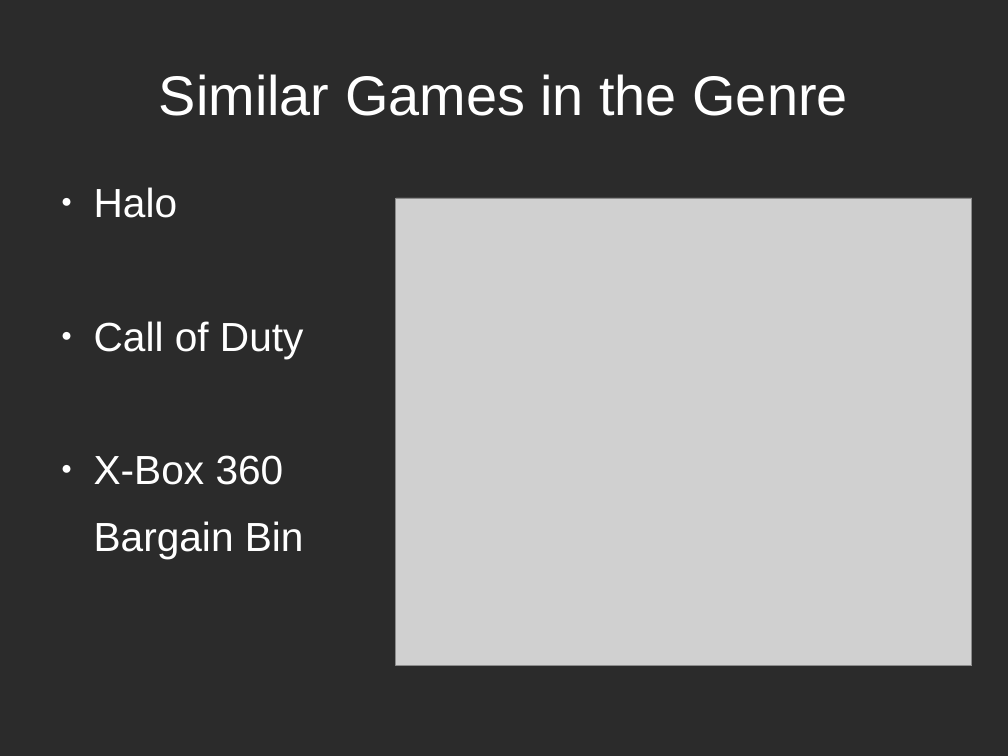
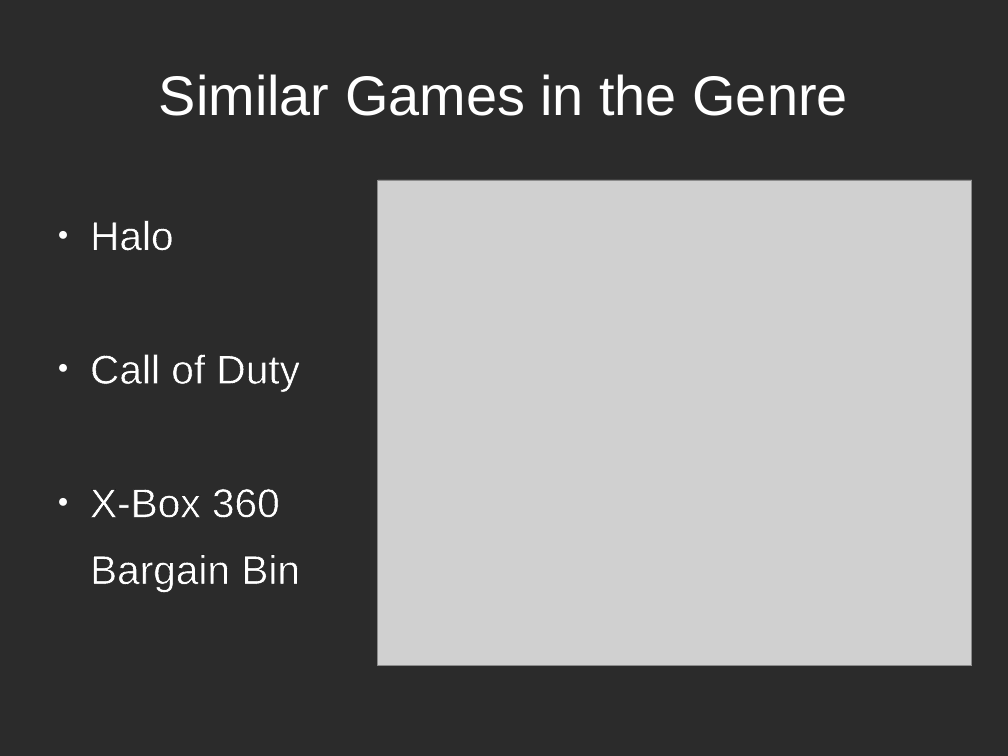
Before and after one commit to bobby-vandiver/cs485-xna-final, a slide deck: slide 2 of team3.odp. Drawn at 1008x756 pixels with LibreOffice and Linux fonts; fonts in the diff are those of the drawing; grey boxes stand for pictures; background and template pictures are left out; a plain dark background stands for a picture behind light text. Boxes give left, top, right and bottom in pixels: in the first picture for what was removed or moved away, otherwise in the second. Text is boxed around its words. In the diff, an @@ line names an element or a change of style, - is before the commit and + after.

Commit message:
Changing font color on slides.

```diff
--- a/team3.odp
+++ b/team3.odp
@@ text "Halo": place and size @@
-text "Halo" at (94, 187, 304, 559)
+text "Halo" at (90, 221, 300, 591)
@@ text "Halo" at (90, 221, 300, 591): letter outline none to #000000 0.75 pt @@
@@ picture: place and size @@
-picture at (396, 198, 972, 667)
+picture at (378, 180, 972, 666)
```
Also in this commit, not shown: 13 other slides changed.
